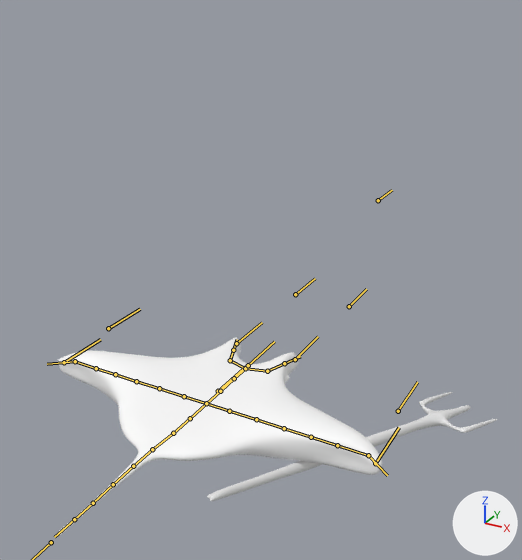
Before and after pictures for a commit that changed the glTF model enemy/enemy.glb.
Both versions are drawn from a 50 mm lens placed at (2.96, -4.72, 3.47), pointed at (0.55, -0.34, 1.28). The axes (+X, +Y, +Z) are drawn at lower right. The lights are the same throughout. The bones that bend it are drawn over the model as lines.

In view in the first picture: 'GEOM', 'trident'.
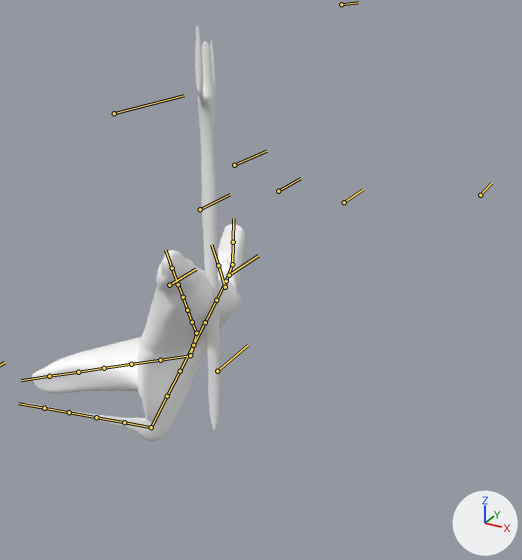
The newer file adds an action. The first version stands in its rest pose; the second is drawn at frame 100 of the action 'attack-failed'.

What differs and where, as boxes (x1, y1, x2, y2) in the pictures (522 x 560 px):
```json
{"object": "GEOM", "change": "posed", "before": [58, 337, 382, 535], "after": [24, 224, 245, 441], "on screen": "32% narrower, 10% taller"}
{"object": "trident", "change": "posed", "before": [207, 392, 497, 501], "after": [195, 25, 220, 431], "on screen": "91% narrower, 270% taller"}
{"bone": "RootMotion", "before": "(218, 391) to (248, 364)", "after": "(217, 371) to (248, 345)"}
{"bone": "spine.001", "before": "(152, 449) to (173, 433)", "after": "(151, 427) to (167, 396)"}
{"bone": "spine.002", "before": "(173, 433) to (190, 418)", "after": "(167, 396) to (180, 371)"}
{"bone": "spine.003", "before": "(190, 418) to (206, 403)", "after": "(180, 371) to (193, 345)"}
{"bone": "ear.R.002", "before": "(267, 371) to (284, 363)", "after": "(232, 264) to (233, 242)"}
{"bone": "ear.L.002", "before": "(230, 360) to (233, 350)", "after": "(225, 287) to (218, 265)"}
{"bone": "wing.R.002", "before": "(229, 411) to (256, 419)", "after": "(196, 333) to (192, 322)"}
{"bone": "wing.R.004", "before": "(284, 428) to (311, 437)", "after": "(187, 310) to (183, 297)"}
{"bone": "wing.R.005", "before": "(311, 437) to (337, 445)", "after": "(183, 297) to (178, 284)"}
{"bone": "wing.R.006", "before": "(337, 445) to (368, 455)", "after": "(178, 284) to (172, 268)"}
{"bone": "wing.R.007", "before": "(368, 455) to (387, 475)", "after": "(172, 268) to (165, 250)"}
{"bone": "wing.L.002", "before": "(184, 396) to (159, 388)", "after": "(190, 355) to (160, 360)"}
{"bone": "wing.L.007", "before": "(75, 361) to (47, 364)", "after": "(49, 376) to (21, 380)"}
{"bone": "tail.001", "before": "(152, 449) to (133, 466)", "after": "(151, 427) to (124, 422)"}
```

Scene script edits in JSON lines:
```json
{"block": "bone_rootmotion", "where": "bone_rootmotion = bpy.data.objects['Armature'].pose.bones['RootMotion']"}
{"op": "set", "path": "bone_rootmotion.location", "old": "(0.0, 0.0, 0.0)", "new": "(0.0, 0.0, -0.21)"}
{"block": "bone_spine_001", "where": "bone_spine_001 = bpy.data.objects['Armature'].pose.bones['spine.001']  # child of 'RootMotion'"}
{"op": "set", "path": "bone_spine_001.rotation_quaternion", "old": "(1.0, 0.0, 0.0, 0.0)", "new": "(0.727, 0.247, -0.616, -0.176)", "note": "degrees (0, 0, 0) -> degrees (78, -54, -72)"}
{"block": "bone_spine_002", "where": "bone_spine_002 = bpy.data.objects['Armature'].pose.bones['spine.002']  # child of 'spine.001'"}
{"op": "set", "path": "bone_spine_002.rotation_quaternion", "old": "(1.0, 0.0, 0.0, 0.0)", "new": "(0.999, -0.04, 0.012, 0.01)", "note": "degrees (0, 0, 0) -> degrees (-5, 1, 1)"}
{"block": "bone_spine_003", "where": "bone_spine_003 = bpy.data.objects['Armature'].pose.bones['spine.003']  # child of 'spine.002'"}
{"op": "set", "path": "bone_spine_003.rotation_quaternion", "old": "(1.0, 0.0, 0.0, 0.0)", "new": "(0.991, 0.0, 0.132, -0.015)", "note": "degrees (0, 0, 0) -> degrees (0, 15, -2)"}
{"block": "bone_ear_r_002", "where": "bone_ear_r_002 = bpy.data.objects['Armature'].pose.bones['ear.R.002']  # child of 'ear.R.001'"}
{"op": "set", "path": "bone_ear_r_002.rotation_quaternion", "old": "(1.0, 0.0, 0.0, 0.0)", "new": "(0.898, 0.083, -0.246, -0.354)", "note": "degrees (0, 0, 0) -> degrees (21, -23, -47)"}
{"block": "bone_ear_l_002", "where": "bone_ear_l_002 = bpy.data.objects['Armature'].pose.bones['ear.L.002']  # child of 'ear.L.001'"}
{"op": "set", "path": "bone_ear_l_002.rotation_quaternion", "old": "(1.0, 0.0, 0.0, 0.0)", "new": "(0.494, 0.403, 0.749, 0.183)", "note": "degrees (0, 0, 0) -> degrees (123, 36, 103)"}
{"block": "bone_wing_r_002", "where": "bone_wing_r_002 = bpy.data.objects['Armature'].pose.bones['wing.R.002']  # child of 'wing.R.001'"}
{"op": "set", "path": "bone_wing_r_002.rotation_quaternion", "old": "(1.0, 0.0, 0.0, 0.0)", "new": "(0.955, 0.061, -0.272, -0.104)", "note": "degrees (0, 0, 0) -> degrees (12, -30, -16)"}
{"block": "bone_wing_r_004", "where": "bone_wing_r_004 = bpy.data.objects['Armature'].pose.bones['wing.R.004']  # child of 'wing.R.003'"}
{"op": "set", "path": "bone_wing_r_004.rotation_quaternion", "old": "(1.0, 0.0, 0.0, 0.0)", "new": "(0.986, 0.0, -0.167, -0.002)", "note": "degrees (0, 0, 0) -> degrees (0, -19, 0)"}
{"block": "bone_wing_r_005", "where": "bone_wing_r_005 = bpy.data.objects['Armature'].pose.bones['wing.R.005']  # child of 'wing.R.004'"}
{"op": "set", "path": "bone_wing_r_005.rotation_quaternion", "old": "(1.0, 0.0, 0.0, 0.0)", "new": "(0.998, -0.001, 0.06, 0.004)", "note": "degrees (0, 0, 0) -> degrees (0, 7, 0)"}
{"block": "bone_wing_r_006", "where": "bone_wing_r_006 = bpy.data.objects['Armature'].pose.bones['wing.R.006']  # child of 'wing.R.005'"}
{"op": "set", "path": "bone_wing_r_006.rotation_quaternion", "old": "(1.0, 0.0, 0.0, 0.0)", "new": "(0.837, 0.004, 0.547, -0.003)", "note": "degrees (0, 0, 0) -> degrees (1, 66, 0)"}
{"block": "bone_wing_r_007", "where": "bone_wing_r_007 = bpy.data.objects['Armature'].pose.bones['wing.R.007']  # child of 'wing.R.006'"}
{"op": "set", "path": "bone_wing_r_007.rotation_quaternion", "old": "(1.0, 0.0, 0.0, 0.0)", "new": "(0.763, -0.195, 0.562, 0.253)", "note": "degrees (0, 0, 0) -> degrees (-3, 73, 35)"}
{"block": "bone_wing_l_002", "where": "bone_wing_l_002 = bpy.data.objects['Armature'].pose.bones['wing.L.002']  # child of 'wing.L.001'"}
{"op": "set", "path": "bone_wing_l_002.rotation_quaternion", "old": "(1.0, 0.0, 0.0, 0.0)", "new": "(0.81, 0.467, 0.117, 0.336)", "note": "degrees (0, 0, 0) -> degrees (57, -7, 41)"}
{"block": "bone_wing_l_007", "where": "bone_wing_l_007 = bpy.data.objects['Armature'].pose.bones['wing.L.007']  # child of 'wing.L.006'"}
{"op": "set", "path": "bone_wing_l_007.rotation_quaternion", "old": "(1.0, 0.0, 0.0, 0.0)", "new": "(0.949, 0.0, 0.0, -0.317)", "note": "degrees (0, 0, 0) -> degrees (0, 0, -37)"}
{"block": "bone_tail_001", "where": "bone_tail_001 = bpy.data.objects['Armature'].pose.bones['tail.001']  # child of 'RootMotion'"}
{"op": "set", "path": "bone_tail_001.rotation_quaternion", "old": "(1.0, 0.0, 0.0, 0.0)", "new": "(-0.496, -0.334, -0.796, -0.095)", "note": "degrees (0, 0, 0) -> degrees (-45, 133, -65)"}
```
